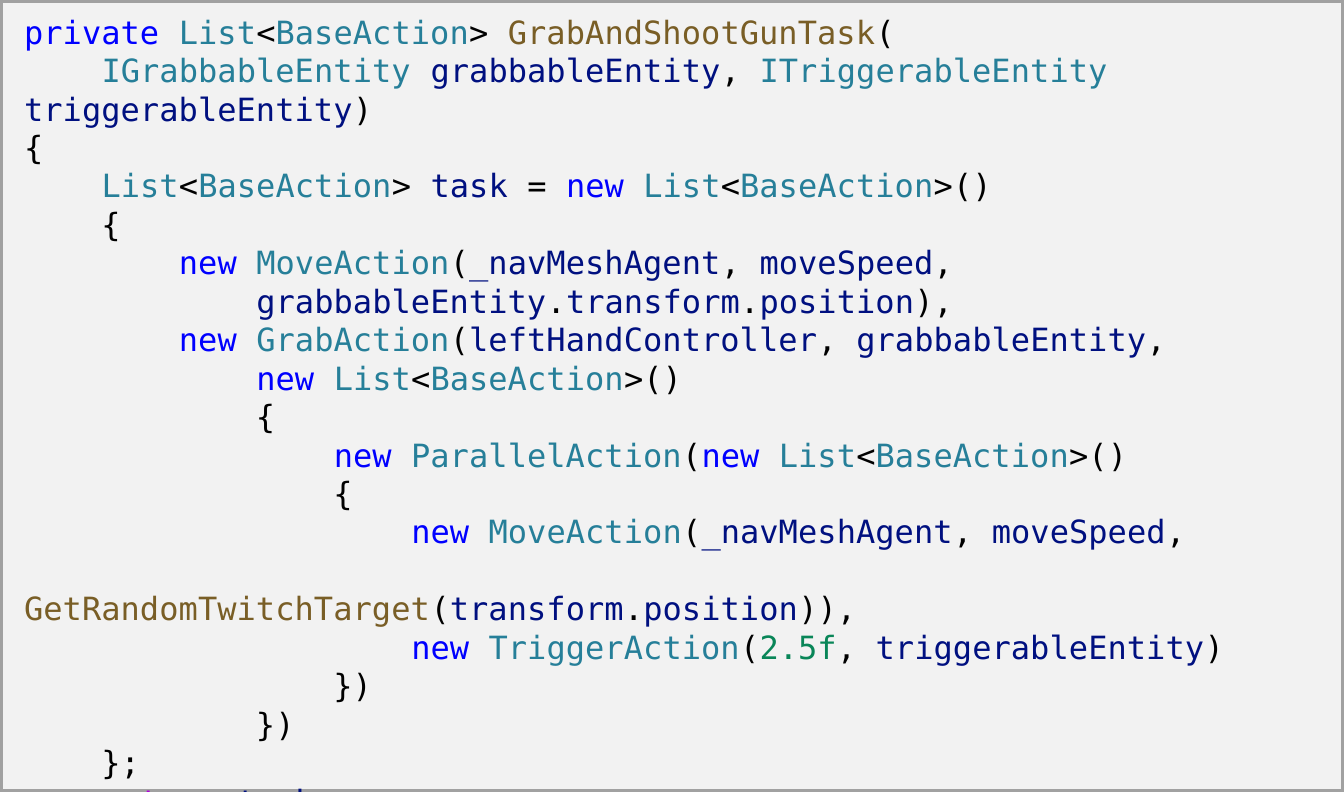
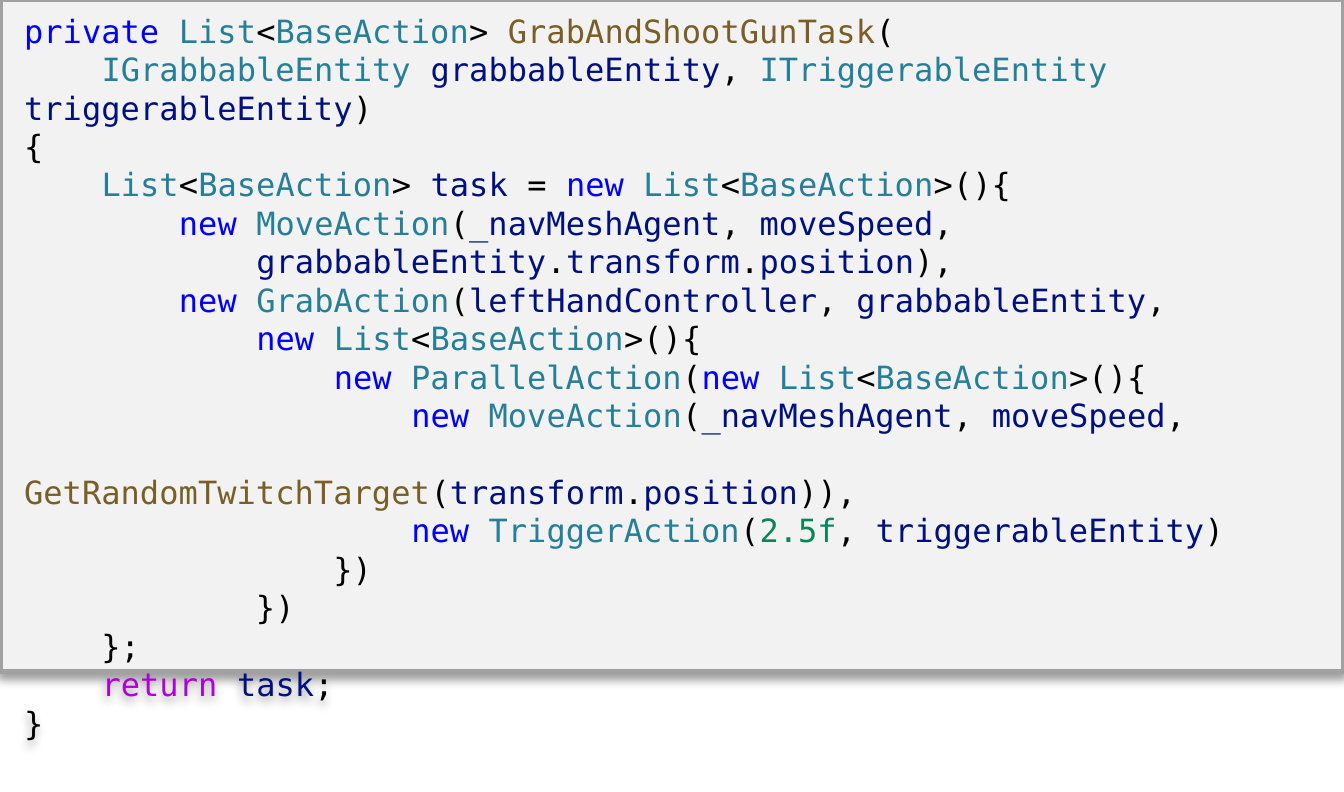
Before and after one commit to TsingPig/CodeRepo, a slide deck: slide 1 of Paper Reading/____Writing/Fig_a_Code_Snippet_for_a_Task_Instance.pptx. Drawn at 1344x792 pixels with LibreOffice and Linux fonts; fonts in the diff are those of the drawing. Boxes give left, top, right and bottom in pixels: in the first picture for what was removed or moved away, otherwise in the second. Text is boxed around its words. In the diff, an @@ line names an element or a change of style, - is before the commit and + after.

```diff
--- a/Paper Reading/____Writing/Fig_a_Code_Snippet_for_a_Task_Instance.pptx
+++ b/Paper Reading/____Writing/Fig_a_Code_Snippet_for_a_Task_Instance.pptx
@@ rectangle "private List<BaseAction> GrabAndShootGunTask(": place and size @@
-rectangle "private List<BaseAction> GrabAndShootGunTask(" at box(0, 0, 1344, 792)
+rectangle "private List<BaseAction> GrabAndShootGunTask(" at box(0, 0, 1344, 673)
@@ text in rectangle at box(102, 171, 1011, 202): text changed @@
-List<BaseAction> task = new List<BaseAction>()
-{
+List<BaseAction> task = new List<BaseAction>(){
@@ text in rectangle at box(256, 325, 1147, 395): text changed @@
-new List<BaseAction>()
-{
-new ParallelAction(new List<BaseAction>()
-{
+new List<BaseAction>(){
+new ParallelAction(new List<BaseAction>(){
```
Also in this commit, not shown: 13 other files.
